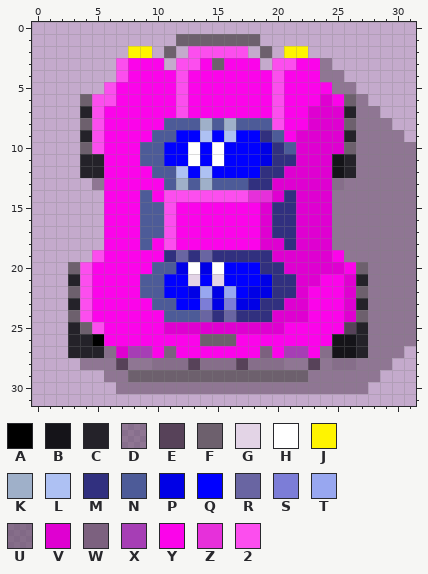
Pixel-art sprite -- assets/car-3.png. That is the earlier state.
The file is 32x32 pixels. Colours within 5 levels of each other are drawn and written as one.
Palette (. is transparent): A #000000  B #151419  C #242229  D #50395075  E #574259  F #6d606d  G #e3d4e6  H #ffffff  J #fff400  K #9fb0c9  L #aec1f3  M #31307f  N #4d5b98  P #0000e6  Q #0000ff  R #6965a2  S #7c7dd7  T #98a7f0  U #68516aac  V #df00d1  W #7c617f  X #a63eb5  Y #fb04ea  Z #e630da  2 #fc4eee
Pixels before, first column x 3:
 1 .........FFFFFFF.............
 2 .....JJ.F.22222.F.JJ.........
 3 ....2YYY.22YFYYY.22YYD.......
 4 ....2YYYY2YYYYYYY2YYYDD......
 5 ...2YYYYY2YYYYYYY2YYYYDD.....
 6 .F22YYYYY2YYYYYYY2YYYVYFD....
 7 .C2YYYYYY2YYYYYYY2YYVVVCDD...
 8 .F2YYYYYNNNKNKNNN2YYVVVFDDD..
 9 .C2YYYYNNQQLQLQQMNYVVVVCDDDD.
10 .F2YYYNNQQHQHQQQPMNVVVVFDDDDD
11 .CCYYYNNQQHQHQQQPMMVVVBCDDDDD
12 .CCYYYYNNLQLQQQQMMVVVVBCDDDDD
13 ..DYYYYYNKNKNNNMMVVVVVUDDDDDD
14 ...YYYNY2222222ZZVMVVVDDDDDDD
15 ...YYYNN2YYYYYYYVMMVVVDDDDDDD
16 ...YYYNN2YYYYYYYVMMVVVDDDDDDD
17 ...YYYNN2YYYYYYYVMMVVVDDDDDDD
18 ...YYYNY2YYYYYYYVVMVVVDDDDDDD
19 ..2YYYYYMRMRMMMMMVVVVVYDDDDDD
20 F2YYYYYNNPHPHQQQMMVVVVVYFDDDD
21 C2YYYYNNQQGQGQQQPMMVVYYVCDDDD
22 F2YYYYNNQQPTPTQPPMMVYYYVFDDDD
23 C2YYYYYNNQQSPSPPMMVVYYYVCDDDD
24 F2YYYYYYNNNRMRMMMVVVYYYVFDDDD
25 CF2YYYYYVVVVVVVVVVYYYYYECDDDD
26 CCAYYYYYYYYFFFYYYYYYYYBBCDDDD
27 CCCUVXXYWYYYYYYYWYXXYUBBCDDD.
28 .DDDEDDUUUEUUUEUUUDDEDUUDDD..
29 ...DDFFFFFFFFFFFFFFFDDDDDD...
30 ....DDDDDDDDDDDDDDDDDDDDD....
The result:
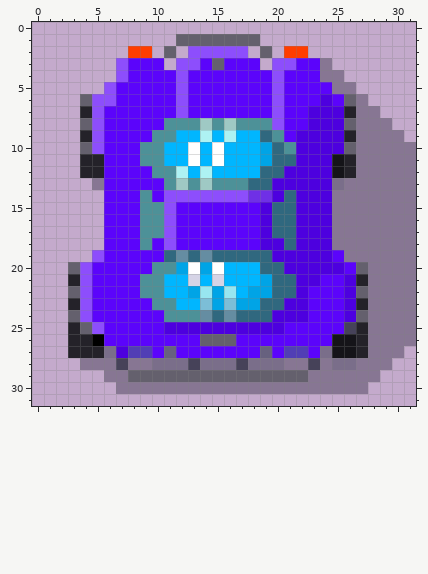
The edit:
Colour 2 changes from #fc4eee to #8d4efc.
Colour D changes from #50395075 to #3f395075.
Colour E changes from #574259 to #464259.
Colour F changes from #6d606d to #64606d.
Colour G changes from #e3d4e6 to #d6d4e6.
Colour J changes from #fff400 to #ff3d00.
Colour K changes from #9fb0c9 to #9fc9c4.
Colour L changes from #aec1f3 to #aef2f3.
Colour M changes from #31307f to #30687f.
Colour N changes from #4d5b98 to #4d9198.
Colour P changes from #0000e6 to #00a4e6.
Colour Q changes from #0000ff to #00b6ff.
Colour R changes from #6965a2 to #658da2.
Colour S changes from #7c7dd7 to #7cbed7.
Colour T changes from #98a7f0 to #98e6f0.
Colour U changes from #68516aac to #56516aac.
Colour V changes from #df00d1 to #4d00df.
Colour W changes from #7c617f to #67617f.
Colour X changes from #a63eb5 to #513eb5.
Colour Y changes from #fb04ea to #5b04fb.
Colour Z changes from #e630da to #6f30e6.
